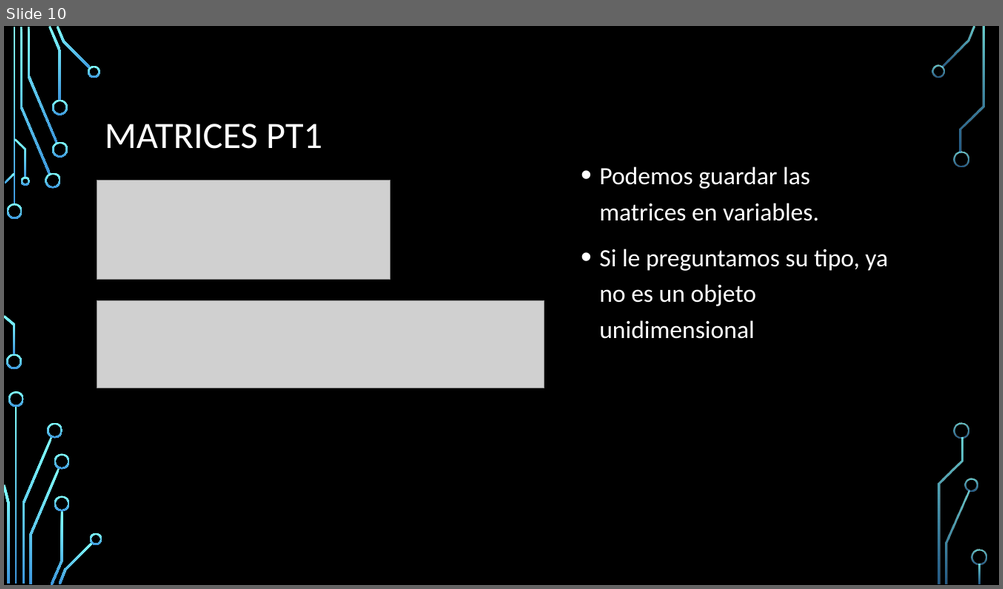
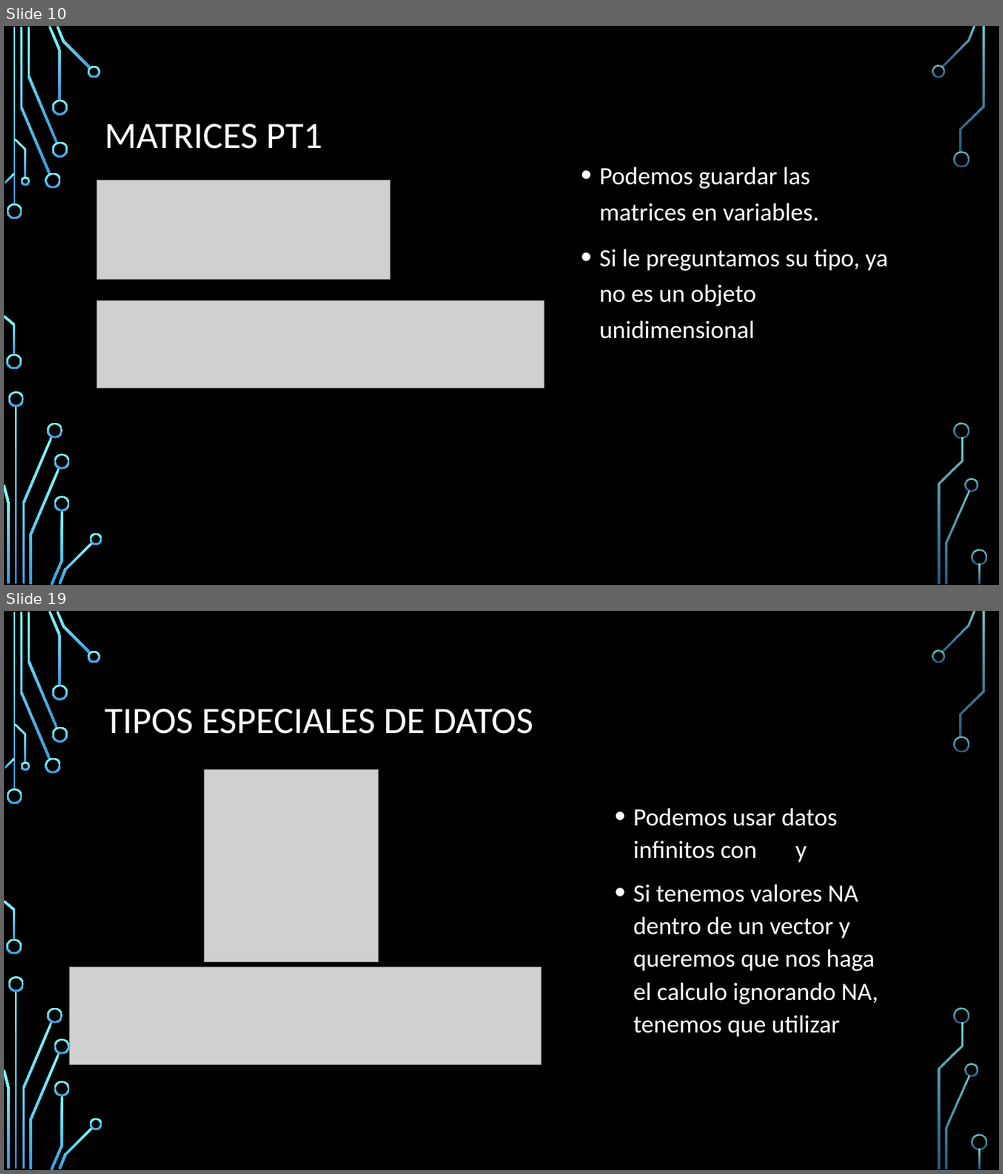
Before and after one commit to DPrietoRazola/R-DataScience, a slide deck: 1-Tipos de Datos.pptx. Shown one above the other, each under a label of ours: slide 10 before the commit, slides 10 and 19 after it; the slides between them are not shown. The pictures are 1003x589 and 1003x1174 pixels, drawn with LibreOffice and Linux fonts; fonts in the diff are those of the drawing; grey boxes stand for pictures; background and template pictures are left out. Boxes give left, top, right and bottom in pixels: in the first picture for what was removed or moved away, otherwise in the second. Text is boxed around its words. In the diff, an @@ line names an element or a change of style, - is before the commit and + after.

Commit message:
tipos de datos finalizado

```diff
--- a/1-Tipos de Datos.pptx
+++ b/1-Tipos de Datos.pptx
@@ slide 19 added at (4,611,999,1170), background picture (left out); not listed: 36 template elements that a slide beside it also shows @@
@@ title added at (105,709,533,734), 36 pt, text #FFFFFF @@
+TIPOS ESPECIALES DE DATOS
@@ picture added at (204,769,378,962) @@
@@ text added at (633,808,878,1037), 24 pt, text #FFFFFF @@
+• Podemos usar datos infinitos con inf y –inf
+• Si tenemos valores NA dentro de un vector y queremos que nos haga el calculo ignorando NA, tenemos que utilizar “na.rm=TRUE”
@@ picture added at (70,968,540,1065) @@
```
Also in this commit, not shown: 12 slides changed, 2 other slides added, 1 other file.
